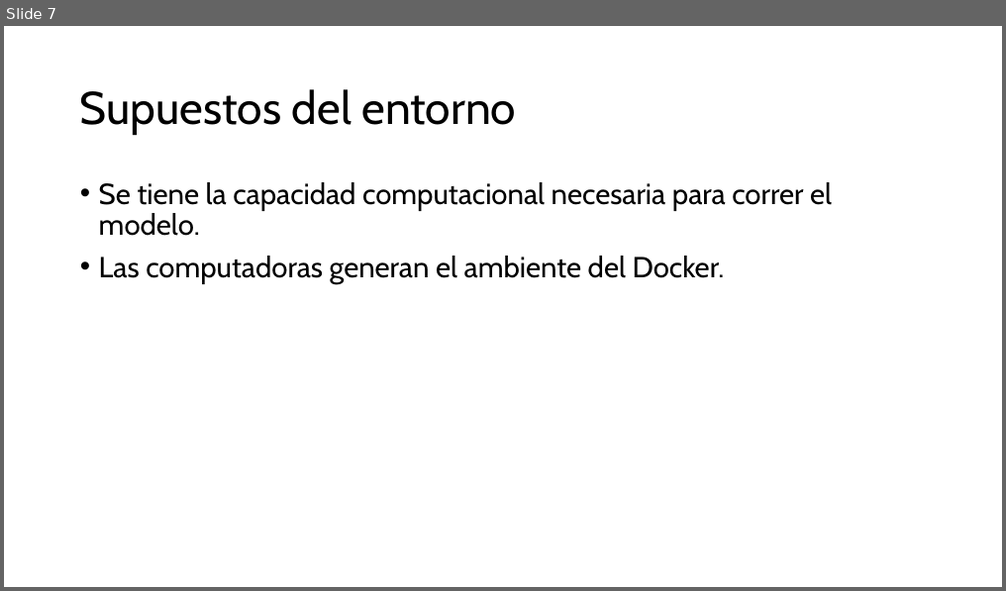
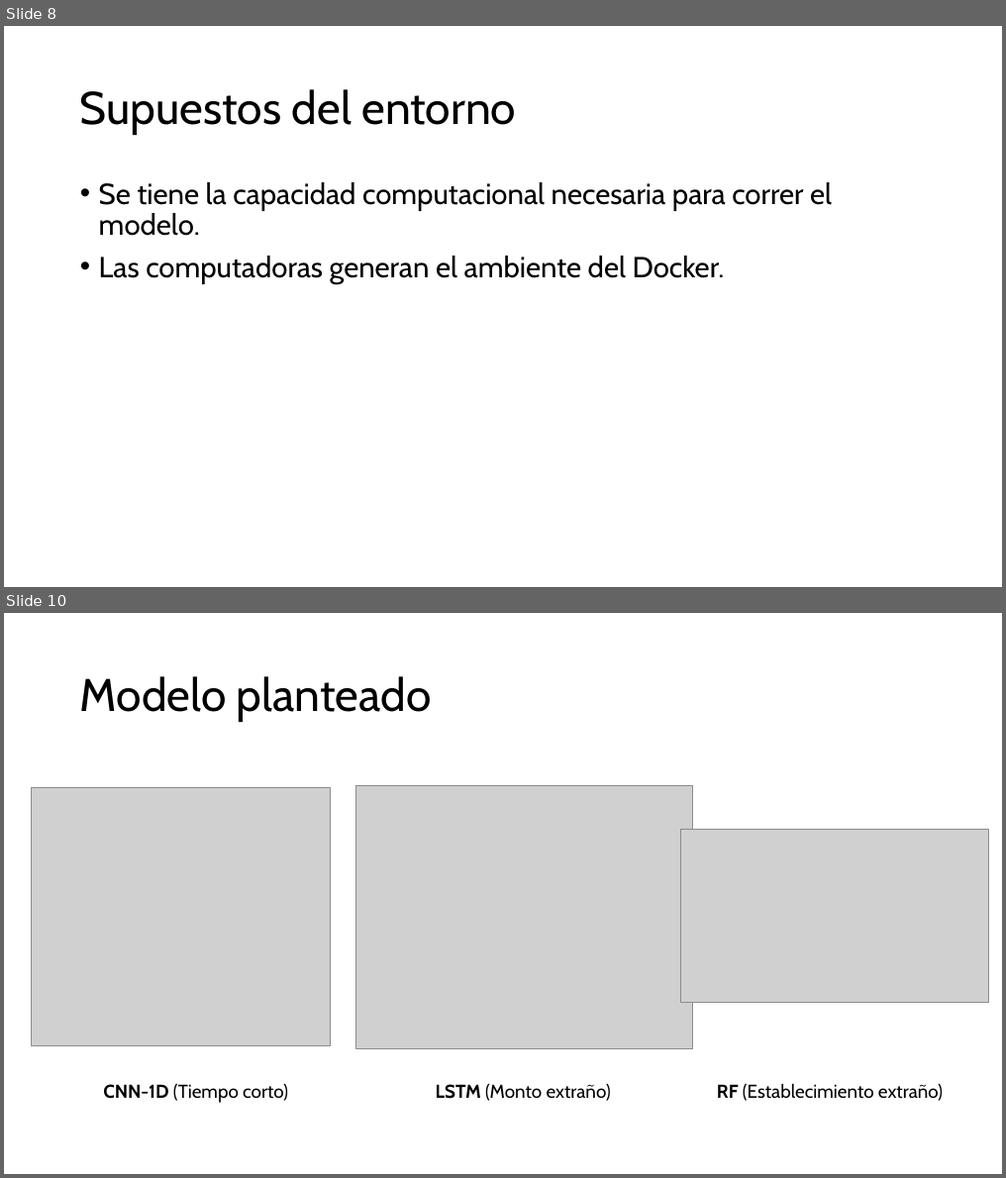
Before and after one commit to ricrod01/PROYECTO_4_DL, a slide deck: docs/Presentacion_Proyecto4.pptx. Shown one above the other, each under a label of ours: slide 7 before the commit, slides 8 and 10 after it; the slides between them are not shown. The pictures are 1006x591 and 1006x1178 pixels, drawn with LibreOffice and Linux fonts; fonts in the diff are those of the drawing; grey boxes stand for pictures. Boxes give left, top, right and bottom in pixels: in the first picture for what was removed or moved away, otherwise in the second. Text is boxed around its words. In the diff, an @@ line names an element or a change of style, - is before the commit and + after.

```diff
--- a/docs/Presentacion_Proyecto4.pptx
+++ b/docs/Presentacion_Proyecto4.pptx
@@ slide 10 added at (4,613,1002,1174), background #FFFFFF @@
@@ title added at (80,676,432,722), 44 pt, text #000000 @@
+Modelo planteado
@@ picture added at (32,788,330,1046) @@
@@ picture added at (355,785,693,1049) @@
@@ picture added at (681,830,988,1002) @@
@@ text added at (103,1083,288,1103), 18 pt, text #000000 @@
+CNN-1D (Tiempo corto)
@@ text added at (436,1083,611,1101), 18 pt, text #000000 @@
+LSTM (Monto extraño)
@@ text added at (717,1083,943,1101), 18 pt, text #000000 @@
+RF (Establecimiento extraño)
@@ what was slide 7 is now slide 8 @@
```
Also in this commit, not shown: 8 other slides added, 5 other files.
